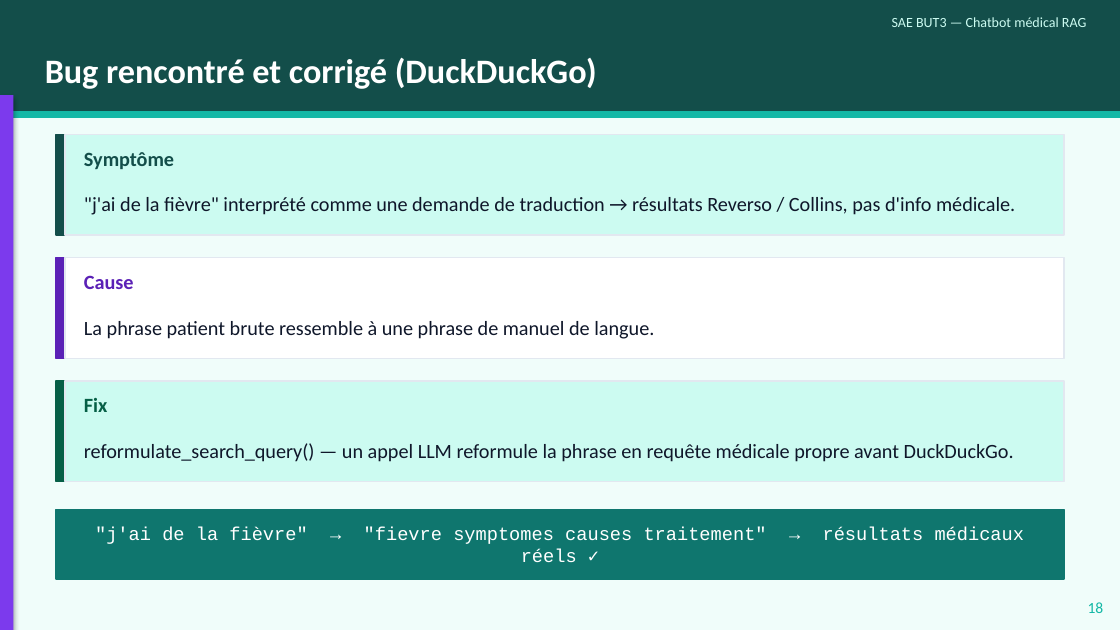
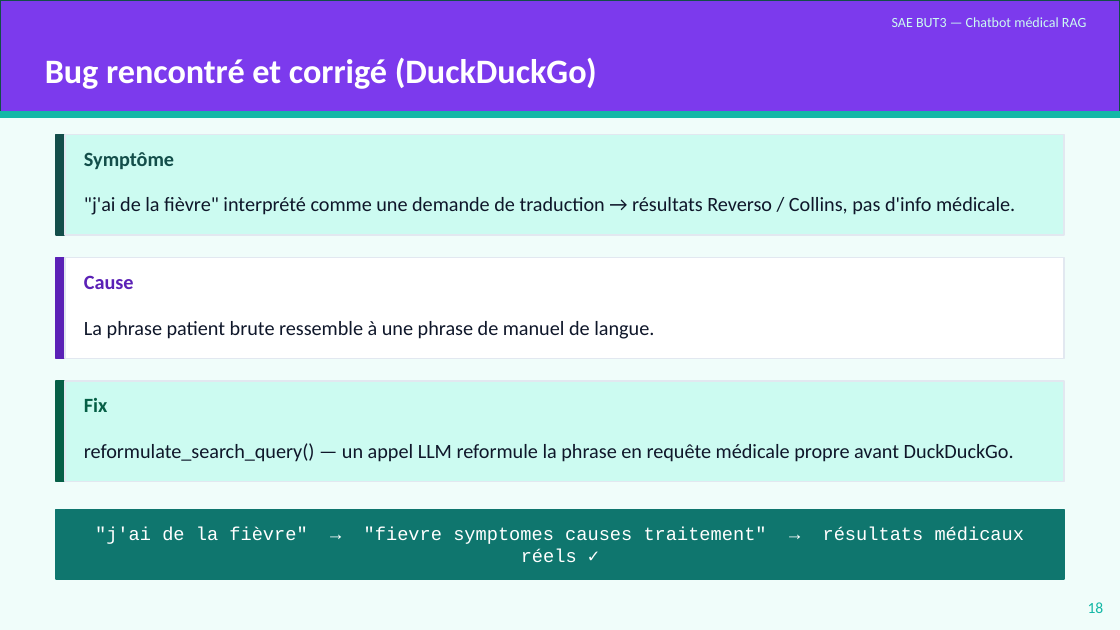
Before and after one commit to YousraWsites/-chatbot-medical-s6, a slide deck: slide 18 of docs/soutenance.pptx. Drawn at 1120x630 pixels with LibreOffice and Linux fonts; fonts in the diff are those of the drawing. Boxes give left, top, right and bottom in pixels: in the first picture for what was removed or moved away, otherwise in the second. Text is boxed around its words. In the diff, an @@ line names an element or a change of style, - is before the commit and + after.

```diff
--- a/docs/soutenance.pptx
+++ b/docs/soutenance.pptx
@@ rectangle at (0,0,1120,112): fill #134E4A to #7C3AED @@
@@ rectangle removed at (0,95,13,630) @@
```
Also in this commit, not shown: 20 other slides changed, 1 other file.
